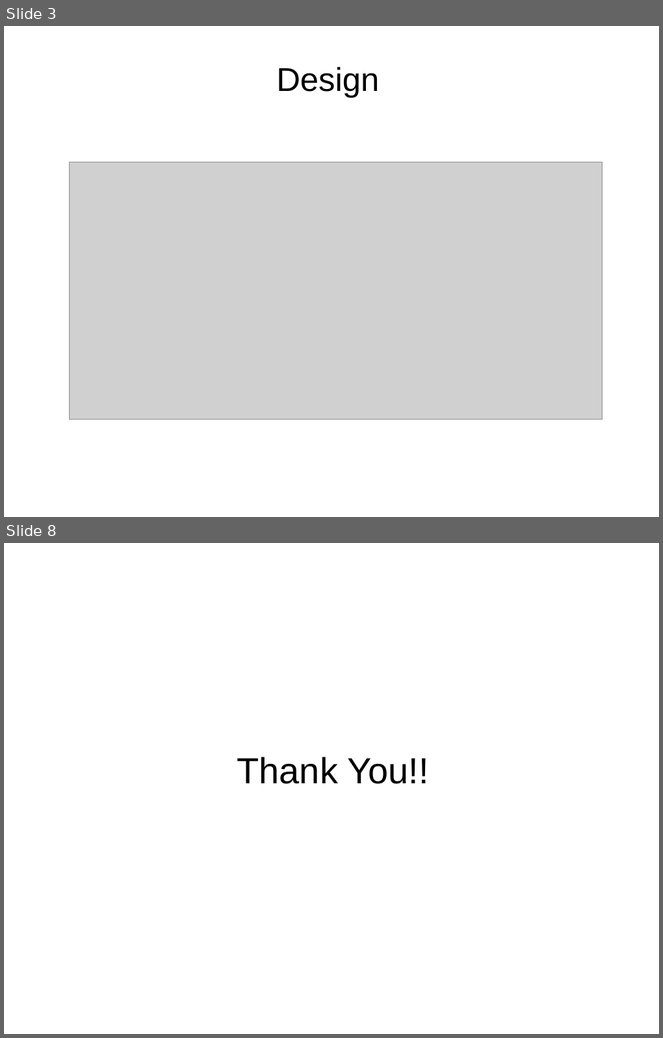
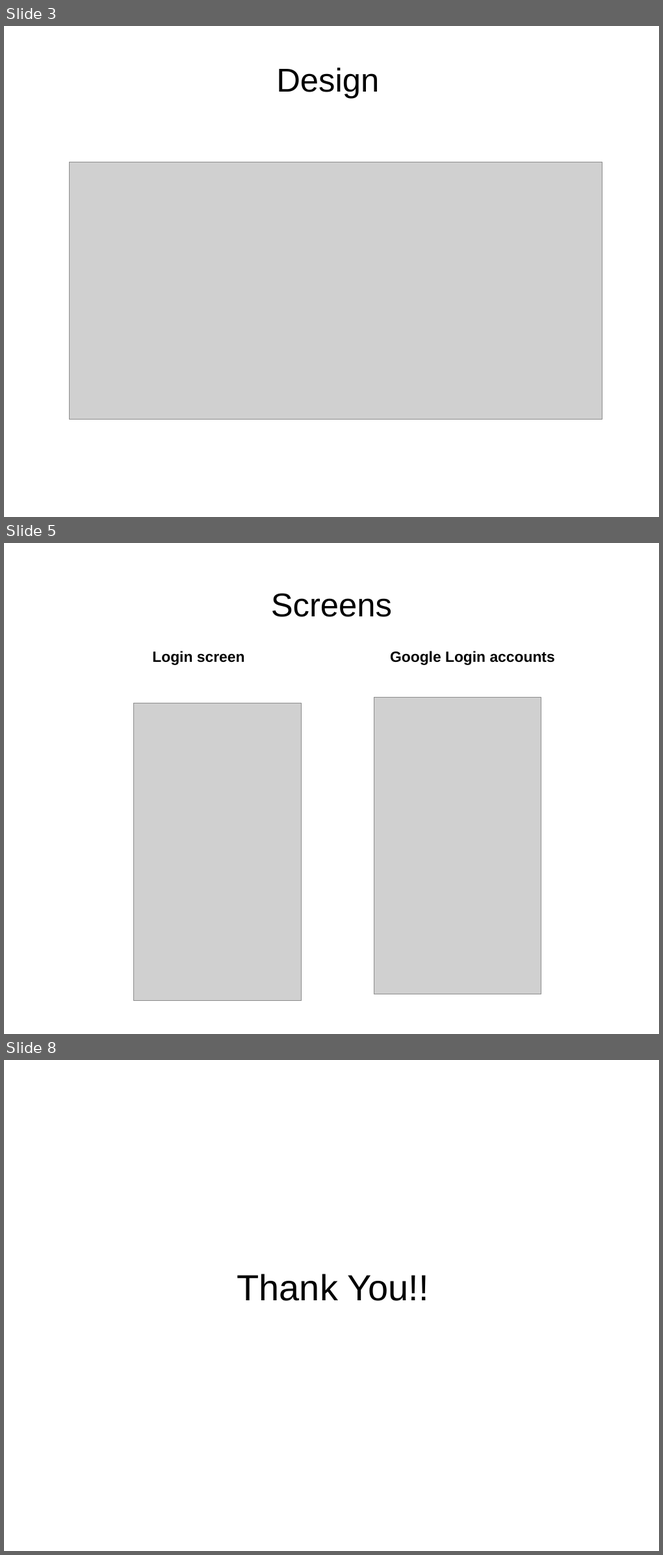
Before and after one commit to shwetaHerlekar/QuoteOfTheDay, a slide deck: documentation/Demo_Quote_of_the_day.pptx. Shown one above the other, each under a label of ours: slides 3 and 8 before the commit, slides 3, 5 and 8 after it; the slides between them are not shown. The pictures are 663x1038 and 663x1555 pixels, drawn with LibreOffice and Linux fonts; fonts in the diff are those of the drawing; grey boxes stand for pictures. Boxes give left, top, right and bottom in pixels: in the first picture for what was removed or moved away, otherwise in the second. Text is boxed around its words. In the diff, an @@ line names an element or a change of style, - is before the commit and + after.

```diff
--- a/documentation/Demo_Quote_of_the_day.pptx
+++ b/documentation/Demo_Quote_of_the_day.pptx
@@ slide 5 added at (4,543,659,1034), background #FFFFFF @@
@@ text added at (271,593,392,617), 40 pt, text #000000 @@
+Screens
@@ text added at (152,651,245,665), 18 pt, text #000000, bold @@
+Login screen
@@ text added at (390,651,555,665), 18 pt, text #000000, bold @@
+Google Login accounts
@@ picture added at (374,698,542,995) @@
@@ picture added at (133,704,301,1001) @@
```
Also in this commit, not shown: 2 slides changed, 1 other slide added, 2 slides removed.
